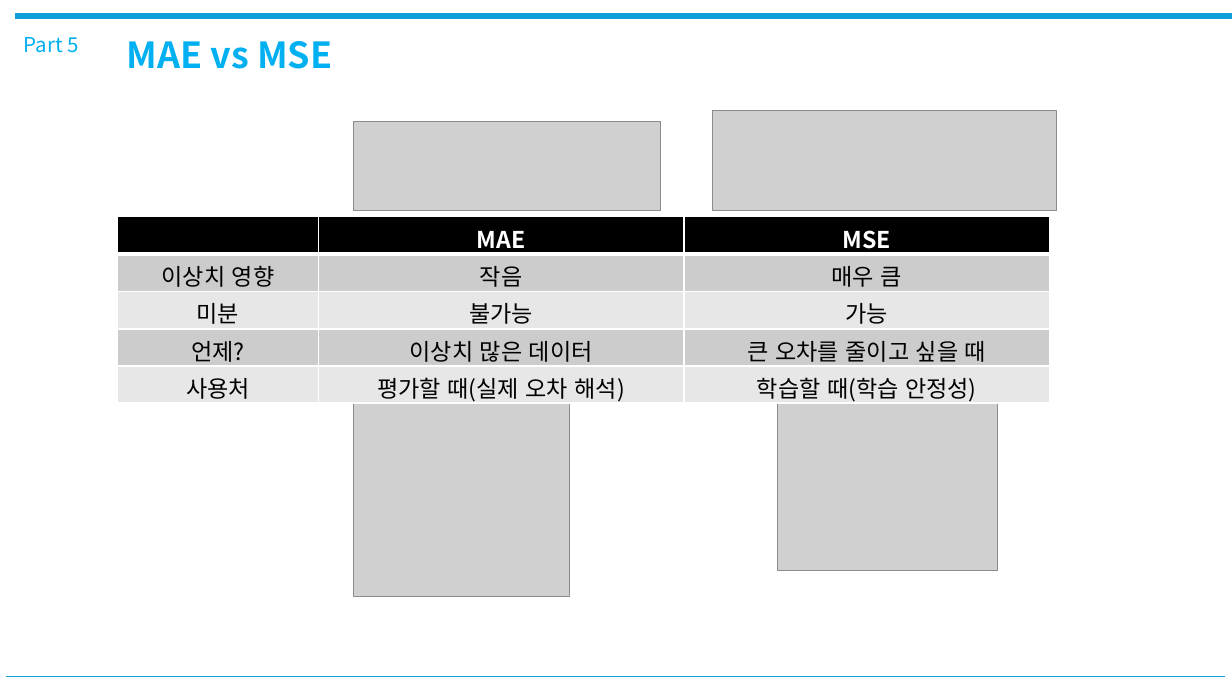
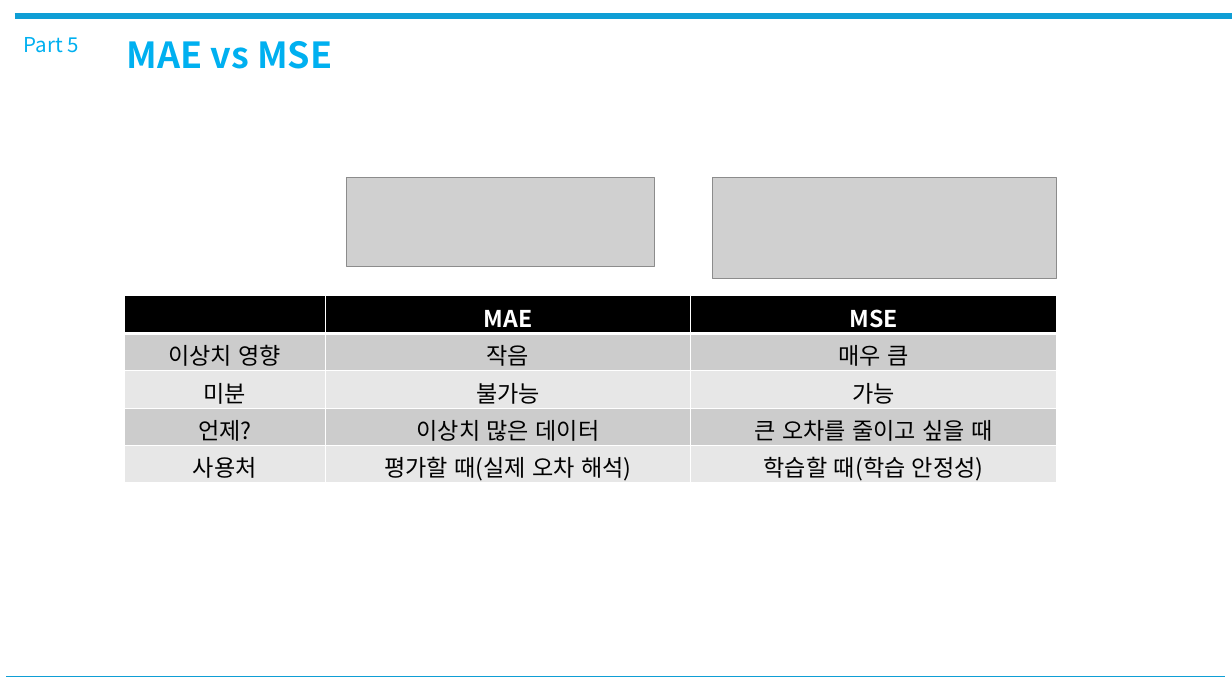
Before and after one commit to jaewoo-rain/ai-study, a slide deck: slide 34 of 02주차/경사하강법,역전파.pptx (slide 32 before the commit). Drawn at 1232x693 pixels with LibreOffice and Linux fonts; fonts in the diff are those of the drawing; grey boxes stand for pictures. Boxes give left, top, right and bottom in pixels: in the first picture for what was removed or moved away, otherwise in the second. Text is boxed around its words. In the diff, an @@ line names an element or a change of style, - is before the commit and + after.

```diff
--- a/02주차/경사하강법,역전파.pptx
+++ b/02주차/경사하강법,역전파.pptx
@@ picture: place and size @@
-picture at (353,122,661,212)
+picture at (347,177,654,267)
@@ picture: place and size @@
-picture at (713,110,1056,211)
+picture at (713,177,1056,278)
@@ table: place and size @@
-table at (117,216,1050,406)
+table at (125,296,1057,485)
@@ picture removed at (353,399,569,597) @@
@@ picture removed at (778,399,997,570) @@
```
Also in this commit, not shown: 6 other slides changed, 3 slides added, 22 other files.
